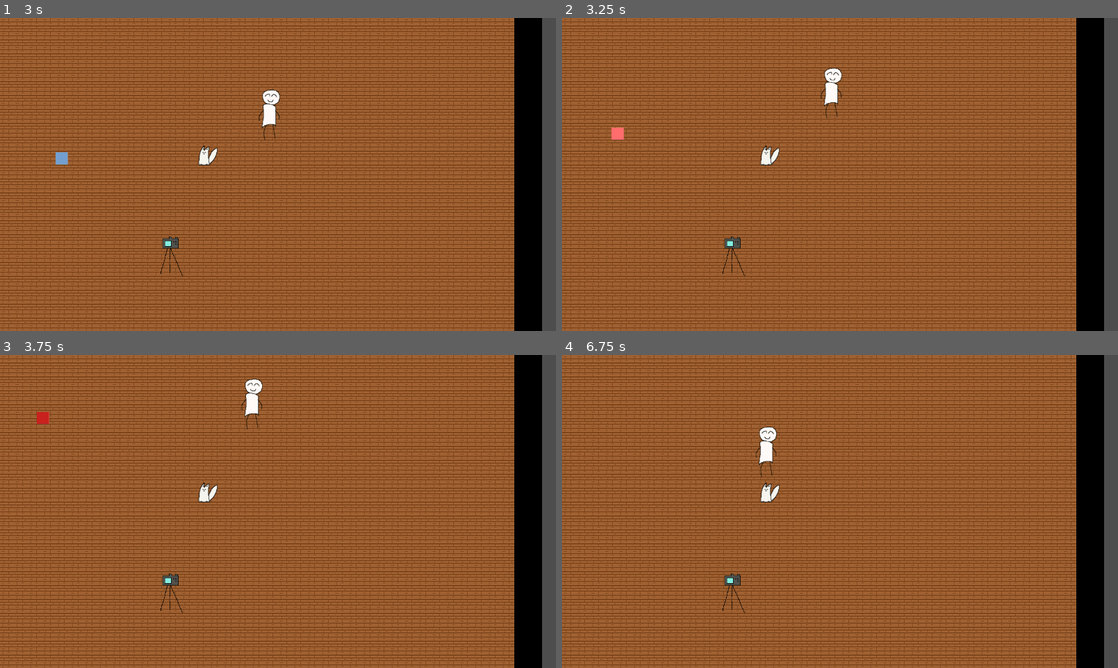
Above: before the commit, frames 1-4 (two rows, left to right).
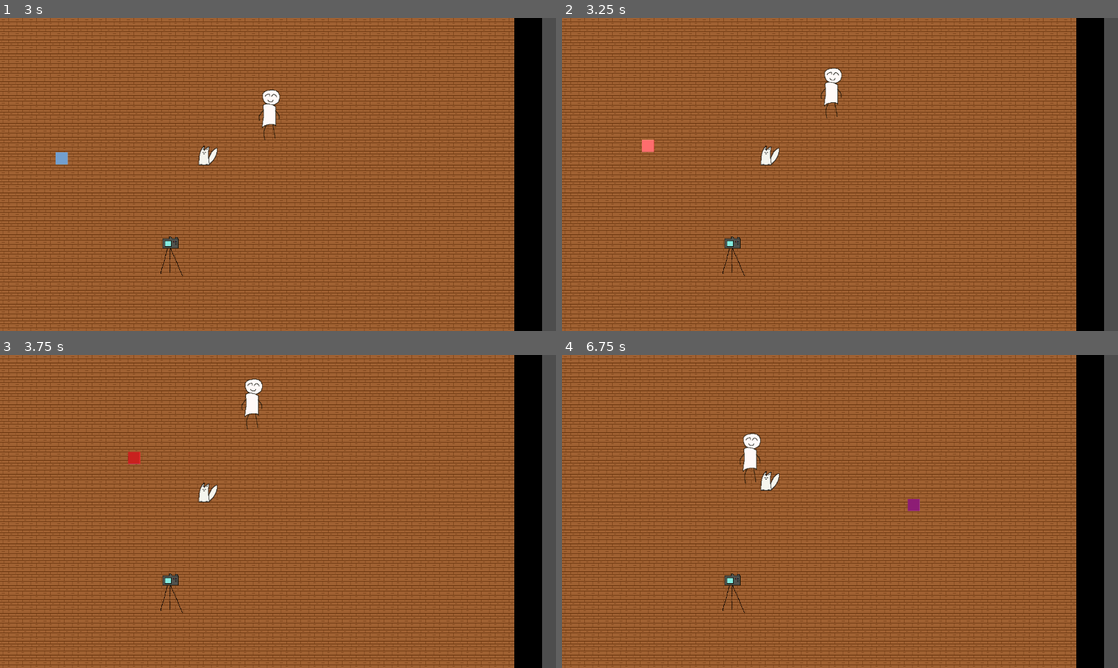
Above: after the commit, the same moments.

Repository: Mad2F/Catografy
Game: Godot game, scene res://code/main.tscn
Same seed, same stepped clock (60 frames per second), same inputs: the game is played once before the commit and once after it.
Inputs:
- Up to frame 1 (3 s): tap Enter at 0.5 s; hold Right (move_right) 0.53-1.28 s; tap E (main_action) every 0.75 s from 0.6 to 2.85 s; hold Down (move_down) 1.28-2.03 s; tap Space at 2 s; hold Right (move_right) 2.03-2.78 s; hold Up (move_up) from 2.78 s (still down)
- Up to frame 2 (3.25 s): keep holding Up (move_up)
- Up to frame 3 (3.75 s): release Up (move_up) at 3.53 s; hold Left (move_left) from 3.53 s (still down); tap E (main_action) at 3.6 s
- Up to frame 4 (6.75 s): tap E (main_action) every 0.75 s from 4.35 to 6.6 s; release Left (move_left) at 5.03 s; hold Down (move_down) 5.03-5.78 s; hold Right (move_right) 5.78-6.53 s; hold Up (move_up) from 6.53 s (still down)

Frame 1 is identical in both runs. In frame 2, 0.2% of the frame differs, in the area x 8-17%, y 34-43%; in frame 3, 0.2%; in frame 4, 1.0%, in the area x 31-65%, y 22-50%.

Commit message:
fix: fix cat movement

Diff:
--- /dev/null
+++ b/code/Environment/wall.tscn
@@ -0,0 +1,12 @@
+[gd_scene load_steps=2 format=3 uid="uid://c6qegowrybkuu"]
+
+[sub_resource type="RectangleShape2D" id="RectangleShape2D_pvov2"]
+size = Vector2(1895, 1638)
+
+[node name="Wall" type="Node2D"]
+
+[node name="StaticBody2D" type="StaticBody2D" parent="."]
+
+[node name="CollisionShape2D" type="CollisionShape2D" parent="StaticBody2D"]
+position = Vector2(-2, 1)
+shape = SubResource("RectangleShape2D_pvov2")
--- a/code/main.gd
+++ b/code/main.gd
@@ -1,14 +1,8 @@
 extends Node
-
-#CAT ENVIRONMENT PROPERTIES
-var cat_velocity : Vector2 = Vector2(0,0)
-var cat_moving : bool = false
 
 func _ready():
 	$Camera.start_loop()
 	var cat = get_node("Cat")
-	cat.move_cat.connect(_on_cat_move_cat)
-	cat.stop_moving.connect(_on_cat_stop_moving)
 	cat.hide_cat.connect(_on_cat_hide_cat)
 
 	$BackgroundMusic.play()
@@ -57,21 +51,6 @@
 	return Vector2(x, y)
 
 
-#CAT LOGIC FOR MOVEMENT cannot be in Cat
-func _on_cat_move_cat(speed: Variant) -> void:
-	cat_velocity = speed
-	cat_moving = true
-
-
+#CAT LOGIC FOR HIDING
 func _on_cat_hide_cat() -> void:
 	pass # Replace with function body.
-
-
-func _process(delta):
-	if (cat_moving):
-		get_node("Cat").position += cat_velocity * delta
-
-
-func _on_cat_stop_moving() -> void:
-	cat_velocity = Vector2(0,0)
-	cat_moving = false
--- a/code/main.tscn
+++ b/code/main.tscn
@@ -8,6 +8,7 @@
 [ext_resource type="AudioStream" uid="uid://ctvvpqb6s0gcb" path="res://assets/sound/flash.ogg" id="6_3ooh7"]
 [ext_resource type="PackedScene" uid="uid://bfkt54bpb4vwc" path="res://code/Characters/Cat.tscn" id="7_rrqhy"]
 [ext_resource type="AudioStream" uid="uid://b8rgnr2blc0mu" path="res://assets/sound/Comic Game Loop - Mischief.mp3" id="8_m45iw"]
+[ext_resource type="PackedScene" uid="uid://c6qegowrybkuu" path="res://code/Environment/wall.tscn" id="9_8i2ub"]
 
 [node name="Main" type="Node2D"]
 script = ExtResource("1_q1u0r")
@@ -33,5 +34,20 @@
 stream = ExtResource("8_m45iw")
 parameters/looping = true
 
+[node name="Wall" parent="." instance=ExtResource("9_8i2ub")]
+position = Vector2(510, 1618)
+
+[node name="Wall2" parent="." instance=ExtResource("9_8i2ub")]
+position = Vector2(2002, 402)
+rotation = -1.5708
+
+[node name="Wall3" parent="." instance=ExtResource("9_8i2ub")]
+position = Vector2(-820, 308)
+rotation = 1.5708
+
+[node name="Wall4" parent="." instance=ExtResource("9_8i2ub")]
+position = Vector2(523, -817)
+rotation = 3.14159
+
 [connection signal="last_photo_taken" from="Camera" to="." method="_on_camera_last_photo_taken"]
 [connection signal="photo_taken" from="Camera" to="." method="_on_camera_photo_taken"]
--- a/code/scripts/cat.gd
+++ b/code/scripts/cat.gd
@@ -1,4 +1,4 @@
-extends Node2D
+extends CharacterBody2D
 class_name Cat
 
 #behaviors
@@ -7,15 +7,15 @@
 var zoomies_speed : float = 250
 var walking_speed : float = 50
 var picked_up : bool = false
+var direction : Vector2 = Vector2(0,0)
+var speed : float = 0
 
 #time related aspects
 var time : float = 0.
 var frequency = 3
 
 #signals
-signal move_cat(speed)
 signal hide_cat()
-signal stop_moving()
 signal picked(up)
 
 static func sum_array(array):
@@ -32,8 +32,10 @@
 		if sseed <= cumulative_weight: # choose element
 			return behavior
 
-func _process(delta):
+func _physics_process(delta: float) -> void:
 	time += delta
+
+	#CHANGE BEHAVIOR EVERY 3 SECONDS IF NOT PICKED UP
 	if time > frequency:
 		time = 0
 
@@ -42,25 +44,33 @@
 			get_node("animation").play(choice)
 			print(choice)
 
-			if choice == "walking":
-				var new_speed = Vector2(randf_range(-1, 1), randf_range(-1, 1)).normalized() * walking_speed
-				move_cat.emit(new_speed)
-			elif choice == "zoomies":
-				var new_speed = Vector2(randf_range(-1, 1), randf_range(-1, 1)).normalized() * zoomies_speed
-				move_cat.emit(new_speed)
+			if choice == "walking" or choice == "zoomies":
+				random_direction()
+				speed = walking_speed if choice == "walking" else zoomies_speed
 			elif choice == "hiding":
 				hide_cat.emit()
-				stop_moving.emit()
+				stop_moving()
 			else:
-				stop_moving.emit()
+				stop_moving()
 
+	if (picked_up == false and speed > 0):
+		var collide = move_and_collide(direction * speed * delta)
+		if collide:
+			direction = direction.bounce(collide.get_normal())
+
+func random_direction():
+	direction = Vector2(randf_range(-1, 1), randf_range(-1, 1)).normalized()
+
+func stop_moving():
+	direction = Vector2(0,0)
+	speed = 0
 
 func _on_picked(up: Variant) -> void:
 	if (up != picked_up):
 		picked_up = up
 		if (picked_up):
 			get_node("animation").play("sitting")
-			stop_moving.emit()
+			stop_moving()
 			if !$PurrSound.is_playing():
 				$PurrSound.play()
 		else:
Not shown: 1 places in code/main.tscn that only renumber resources
